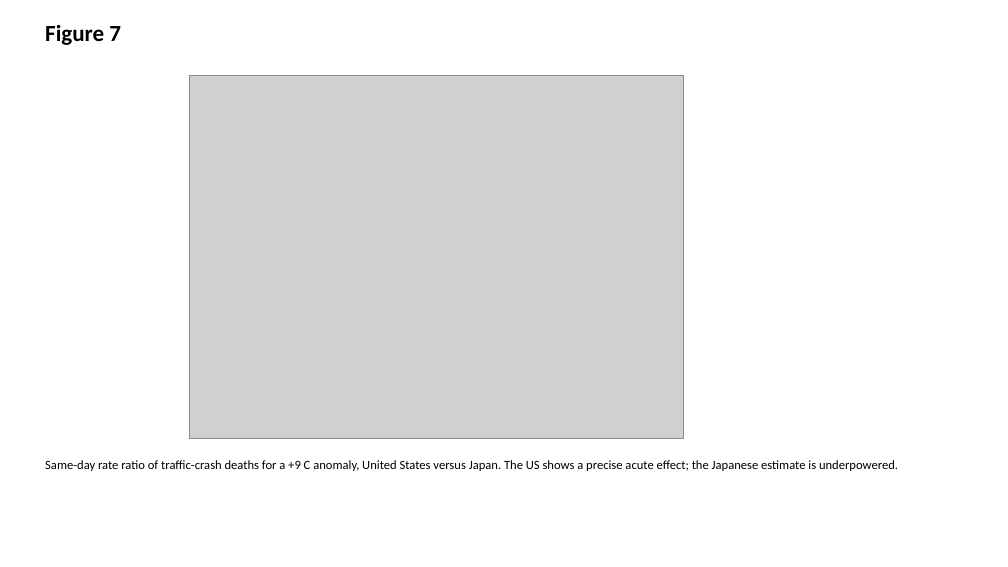
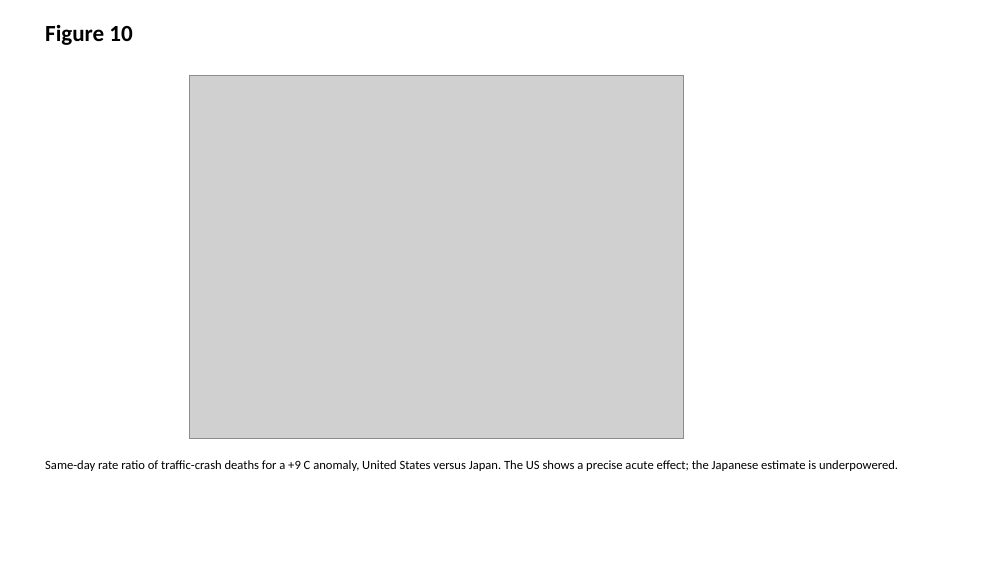
Before and after one commit to bougtoir/heat-accidents-mortality, a slide deck: slide 10 of heat_accidents_mortality/output/manuscript/figures.pptx (slide 7 before the commit). Drawn at 1008x567 pixels with LibreOffice and Linux fonts; fonts in the diff are those of the drawing; grey boxes stand for pictures. Boxes give left, top, right and bottom in pixels: in the first picture for what was removed or moved away, otherwise in the second. Text is boxed around its words. In the diff, an @@ line names an element or a change of style, - is before the commit and + after.

```diff
--- a/heat_accidents_mortality/output/manuscript/figures.pptx
+++ b/heat_accidents_mortality/output/manuscript/figures.pptx
@@ text at [45,25,132,45]: text changed @@
-Figure 7
+Figure 10
```
Also in this commit, not shown: 3 other slides changed, 3 slides added, 29 other files.
